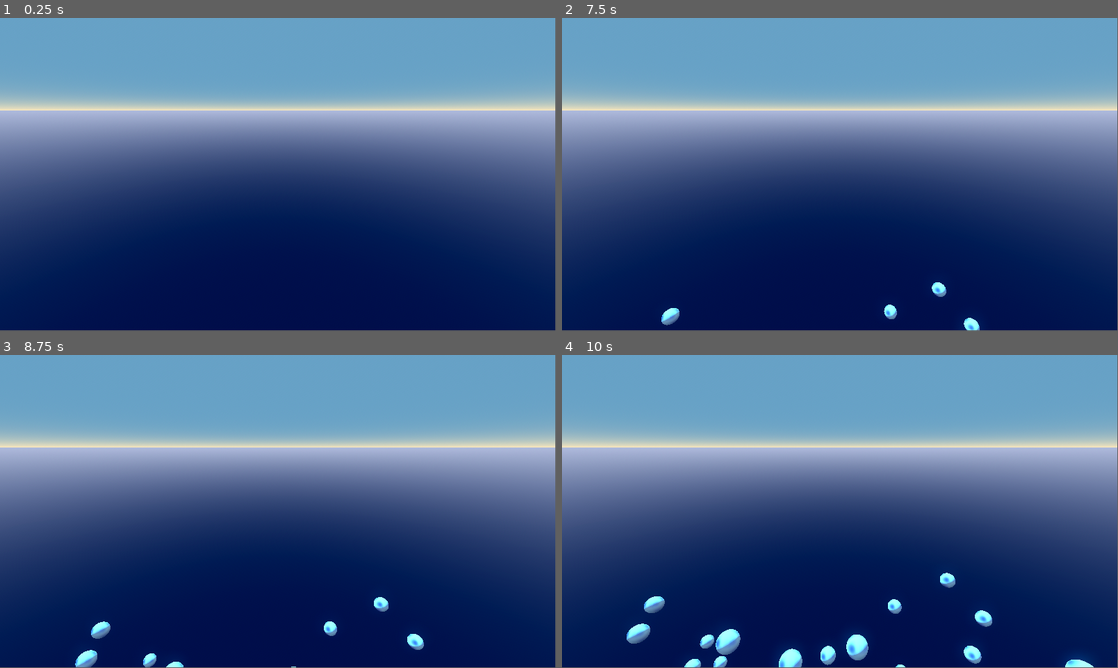
Above: before the commit, frames 1-4 (two rows, left to right).
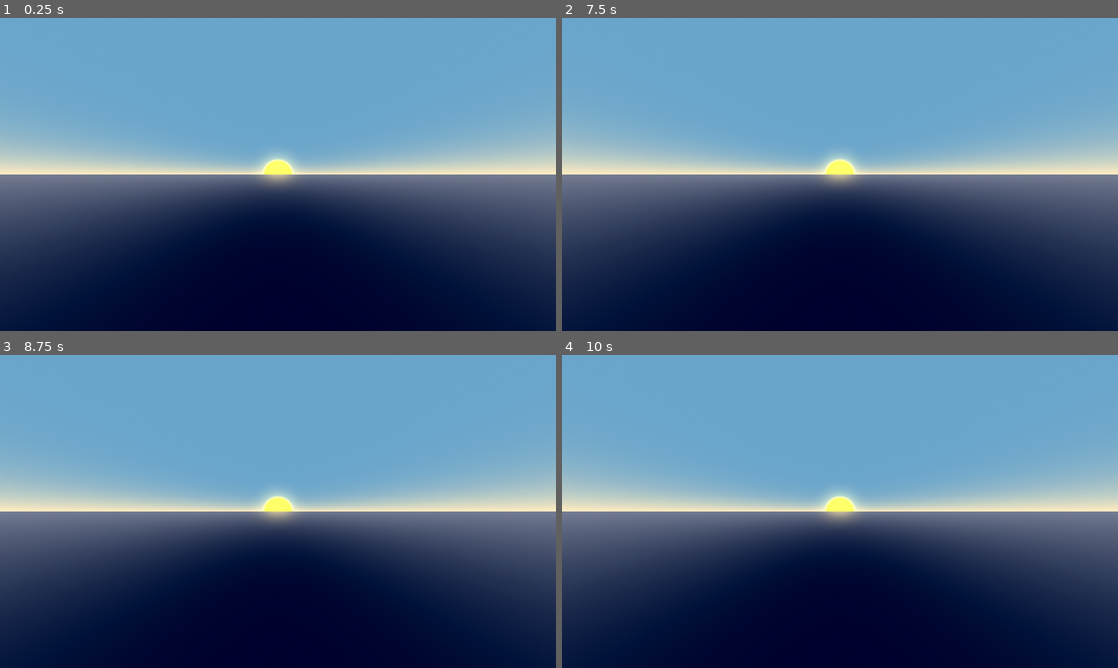
Above: after the commit, the same moments.

Repository: HyperGameDev/Relaxing_Bubble_Pop
Game: Godot game, scene res://ZEN.tscn
The game is run twice, just before and just after one commit, with the same random seed, the same clock (stepped at 60 frames per second) and the same inputs. Sound files missing from this copy of the repository are replaced by a short silence.
Inputs (mouse positions are in pixels of both pictures, inside the frame that each line leads up to):
- Up to frame 1 (0.25 s): no input
- Up to frame 2 (7.5 s): tap Enter at 0.5, 2, 3.5 s; move the mouse to (962, 158) at 0.52 s; tap Space at 1.25, 2.75, 4.25 s; move the mouse to (728, 190) at 1.27 s; move the mouse to (895, 105) at 2.02 s; move the mouse to (812, 237) at 2.77 s; move the mouse to (1006, 221) at 3.52 s; move the mouse to (673, 127) at 4.27 s; move the mouse to (867, 174) at 5.02 s; move the mouse to (756, 96) at 5.77 s; move the mouse to (962, 158) at 6.52 s; move the mouse to (728, 190) at 7.27 s
- Up to frame 3 (8.75 s): move the mouse to (333, 442) at 8.02 s
- Up to frame 4 (10 s): move the mouse to (812, 574) at 8.77 s; move the mouse to (1006, 558) at 9.52 s
In our replay, the window is 799x449 before the commit and 800x450 after it. These sizes can differ from the game's own. Grey fills any space a smaller window leaves; there, only what the larger window draws over its background counts as a difference.

The runs differ from the first frame. In frame 1, 52% of the frame differs, in the area x 0-100%, y 0-100%; in frame 2, 52%; in frame 3, 53%; in frame 4, 54%.

Commit message:
Lots of changes

Diff:
--- a/Messenger.gd
+++ b/Messenger.gd
@@ -1,3 +1,5 @@
 extends Node
 
 signal sees_something
+signal bubble_float
+signal bubble_top
--- a/ZEN.tscn
+++ b/ZEN.tscn
@@ -1,15 +1,22 @@
-[gd_scene load_steps=8 format=3 uid="uid://d2smvqdmp5re7"]
+[gd_scene load_steps=21 format=3 uid="uid://d2smvqdmp5re7"]
 
 [ext_resource type="Script" path="res://zen.gd" id="1"]
 [ext_resource type="Script" path="res://camera_3d.gd" id="2"]
 [ext_resource type="AudioStream" uid="uid://difevvvb7luvu" path="res://ocean.wav" id="3"]
+[ext_resource type="Script" path="res://waterline.gd" id="3_w60u6"]
+[ext_resource type="Script" path="res://upperatmos.gd" id="5_03b6p"]
+[ext_resource type="Script" path="res://hacky_load.gd" id="6_ip3m3"]
+[ext_resource type="PackedScene" uid="uid://bjpd22s3jktcl" path="res://particles_blast.tscn" id="6_ivt3r"]
+[ext_resource type="PackedScene" uid="uid://crem5axttkk1j" path="res://particles_pop.tscn" id="7_ypmkk"]
 
 [sub_resource type="ProceduralSkyMaterial" id="ProceduralSkyMaterial_vprnn"]
-sky_top_color = Color(0, 0.0525302, 0.186245, 1)
-sky_horizon_color = Color(0.4424, 0.47376, 0.56, 1)
-sky_energy_multiplier = 1.55
-ground_bottom_color = Color(0.402246, 0.632163, 0.779533, 1)
-ground_horizon_color = Color(1, 0.917667, 0.74, 1)
+sky_top_color = Color(0.403922, 0.631373, 0.780392, 1)
+sky_horizon_color = Color(1, 0.917647, 0.741176, 1)
+sky_curve = 0.0652914
+ground_bottom_color = Color(0, 0.0509804, 0.184314, 1)
+ground_horizon_color = Color(0.443137, 0.47451, 0.560784, 1)
+ground_curve = 0.190273
+sun_angle_max = 15.25
 
 [sub_resource type="Sky" id="Sky_uwauc"]
 sky_material = SubResource("ProceduralSkyMaterial_vprnn")
@@ -17,33 +24,124 @@
 [sub_resource type="Environment" id="Environment_7dg58"]
 background_mode = 2
 sky = SubResource("Sky_uwauc")
-ssao_enabled = true
-sdfgi_enabled = true
+sky_custom_fov = 129.9
 glow_enabled = true
+glow_intensity = 1.25
+glow_bloom = 0.03
+glow_hdr_threshold = 0.46
+glow_hdr_scale = 3.27
+fog_enabled = true
+fog_mode = 1
+fog_light_color = Color(0.491839, 0.595022, 0.653753, 1)
+fog_sun_scatter = 0.02
+fog_density = 1.0
+fog_height = 1024.0
+fog_height_density = -11.7041
+fog_depth_curve = 0.70711
+fog_depth_begin = 5.5
+fog_depth_end = 157.0
 
 [sub_resource type="BoxShape3D" id="BoxShape3D_5f2v3"]
-size = Vector3(100, 1, 100)
+size = Vector3(200, 1, 100)
 
-[node name="Node3D" type="Node3D"]
+[sub_resource type="BoxMesh" id="BoxMesh_ikken"]
+size = Vector3(200, 1, 100)
+
+[sub_resource type="Animation" id="Animation_nylx4"]
+resource_name = "float"
+length = 5.0
+loop_mode = 1
+tracks/0/type = "value"
+tracks/0/imported = false
+tracks/0/enabled = true
+tracks/0/path = NodePath(".:position")
+tracks/0/interp = 1
+tracks/0/loop_wrap = true
+tracks/0/keys = {
+"times": PackedFloat32Array(0, 3.26667),
+"transitions": PackedFloat32Array(3.13834, 0.482968),
+"update": 0,
+"values": [Vector3(0, 0, 0), Vector3(0, -0.1, 0)]
+}
+
+[sub_resource type="Animation" id="Animation_2lk8l"]
+length = 0.001
+tracks/0/type = "value"
+tracks/0/imported = false
+tracks/0/enabled = true
+tracks/0/path = NodePath(".:position")
+tracks/0/interp = 1
+tracks/0/loop_wrap = true
+tracks/0/keys = {
+"times": PackedFloat32Array(0),
+"transitions": PackedFloat32Array(1),
+"update": 0,
+"values": [Vector3(0, 0, 0)]
+}
+
+[sub_resource type="AnimationLibrary" id="AnimationLibrary_hi55g"]
+_data = {
+"RESET": SubResource("Animation_2lk8l"),
+"float": SubResource("Animation_nylx4")
+}
+
+[sub_resource type="BoxMesh" id="BoxMesh_w7ttf"]
+size = Vector3(7.95, 13.38, 9.8)
+
+[sub_resource type="StandardMaterial3D" id="StandardMaterial3D_r6ubl"]
+albedo_color = Color(0, 0, 0, 1)
+metallic = 1.0
+roughness = 0.0
+
+[sub_resource type="BoxShape3D" id="BoxShape3D_hxt5m"]
+size = Vector3(200, 1, 300)
+
+[sub_resource type="BoxMesh" id="BoxMesh_6deaf"]
+size = Vector3(200, 1, 300)
+
+[node name="ZEN" type="Node3D"]
 script = ExtResource("1")
 
 [node name="DirectionalLight3D" type="DirectionalLight3D" parent="."]
-transform = Transform3D(-0.62388, 0.657658, 0.422209, 0, 0.54024, -0.841511, -0.78152, -0.525001, -0.337045, 0, 0, 0)
-light_color = Color(0.270588, 0.8, 1, 1)
-shadow_enabled = true
-directional_shadow_max_distance = 1.0
+transform = Transform3D(-1, -1.52855e-14, -8.74228e-08, 0, 1, -1.74846e-07, 8.74228e-08, -1.74846e-07, -1, 0, 0, 0)
+light_color = Color(0.904108, 0.70477, 0.154493, 1)
+light_energy = 2.188
+light_angular_distance = 10.0
+directional_shadow_mode = 0
+
+[node name="DirectionalLight3D2" type="DirectionalLight3D" parent="."]
+transform = Transform3D(1, 0, 0, 0, -0.979575, 0.201078, 0, -0.201078, -0.979575, 0, 0, 0)
+visible = false
+light_color = Color(0.904108, 0.70477, 0.154493, 1)
+light_energy = 5.117
+directional_shadow_mode = 0
+sky_mode = 2
 
 [node name="WorldEnvironment" type="WorldEnvironment" parent="."]
 environment = SubResource("Environment_7dg58")
 
-[node name="Camera3D" type="Camera3D" parent="."]
-transform = Transform3D(-1, 8.74228e-08, 0, -8.34678e-08, -0.954761, -0.297375, -2.59973e-08, -0.297375, 0.954761, 0, -2.01, 7.986)
+[node name="Camera3D" type="Camera3D" parent="." node_paths=PackedStringArray("waterline")]
+transform = Transform3D(1, 0, 0, 0, 1, 0, 0, 0, 1, 0, -5.245, 9.406)
 script = ExtResource("2")
+waterline = NodePath("../Waterline")
 
-[node name="StaticBody3D" type="StaticBody3D" parent="."]
+[node name="Waterline" type="StaticBody3D" parent="." node_paths=PackedStringArray("waterline_preview", "animation")]
+transform = Transform3D(1, 0, 0, 0, 0.993373, -0.114937, 0, 0.114937, 0.993373, 0, -10.44, 0)
+script = ExtResource("3_w60u6")
+waterline_preview = NodePath("MeshInstance3D")
+animation = NodePath("AnimationPlayer")
 
-[node name="CollisionShape3D" type="CollisionShape3D" parent="StaticBody3D"]
+[node name="CollisionShape3D" type="CollisionShape3D" parent="Waterline"]
 shape = SubResource("BoxShape3D_5f2v3")
+
+[node name="MeshInstance3D" type="MeshInstance3D" parent="Waterline"]
+mesh = SubResource("BoxMesh_ikken")
+
+[node name="AnimationPlayer" type="AnimationPlayer" parent="Waterline"]
+active = false
+libraries = {
+"": SubResource("AnimationLibrary_hi55g")
+}
 
 [node name="Timer" type="Timer" parent="."]
 wait_time = 3.0
@@ -53,3 +151,33 @@
 stream = ExtResource("3")
 volume_db = -10.0
 autoplay = true
+
+[node name="Building" type="Node3D" parent="."]
+visible = false
+
+[node name="MeshInstance3D" type="MeshInstance3D" parent="Building"]
+transform = Transform3D(-0.778243, 0, -0.627963, 0, 1, 0, 0.627963, 0, -0.778243, -36.795, 1.185, -82.985)
+mesh = SubResource("BoxMesh_w7ttf")
+surface_material_override/0 = SubResource("StandardMaterial3D_r6ubl")
+
+[node name="Upperatmos" type="StaticBody3D" parent="." node_paths=PackedStringArray("upperatmos_preview")]
+transform = Transform3D(1, 0, 0, 0, 1, 0, 0, 0, 1, 0, 125, -141.435)
+script = ExtResource("5_03b6p")
+upperatmos_preview = NodePath("MeshInstance3D")
+
+[node name="CollisionShape3D" type="CollisionShape3D" parent="Upperatmos"]
+shape = SubResource("BoxShape3D_hxt5m")
+
+[node name="MeshInstance3D" type="MeshInstance3D" parent="Upperatmos"]
+visible = false
+mesh = SubResource("BoxMesh_6deaf")
+
+[node name="HackyLoad" type="Node3D" parent="." node_paths=PackedStringArray("particles_blast", "particles_pop")]
+transform = Transform3D(1, 0, 0, 0, 1, 0, 0, 0, 1, 0, -4.90797, 11.849)
+script = ExtResource("6_ip3m3")
+particles_blast = NodePath("Particles_Blast")
+particles_pop = NodePath("Particles_Pop")
+
+[node name="Particles_Blast" parent="HackyLoad" instance=ExtResource("6_ivt3r")]
+
+[node name="Particles_Pop" parent="HackyLoad" instance=ExtResource("7_ypmkk")]
--- a/bubble.gd
+++ b/bubble.gd
@@ -1,18 +1,32 @@
 extends RigidBody3D
 @onready var audio: AudioStreamPlayer3D = $AudioStreamPlayer3D
-
+@export var bubble_mesh: MeshInstance3D
+@export var bubble_blast: GPUParticles3D
 var popped: bool = false
 
 func _ready()->void :
 	Messenger.sees_something.connect(on_sees_something)
 	audio.finished.connect(on_pop)
+	#body_entered.connect(on_body_entered)
+
+func _physics_process(delta: float) -> void:
+	if global_position.y >= 40:
+		blast_bubble()
 
 func on_pop():
+	await get_tree().create_timer($Particles_Pop.lifetime)
 	queue_free()
 
 func on_sees_something(something):
 	if self == something:
 		if !popped:
+			$Particles_Pop.emitting = true
 			$AudioStreamPlayer3D.play()
 			popped = true
-		visible = false
+		bubble_mesh.visible = false
+
+func blast_bubble():
+	bubble_mesh.visible = false
+	bubble_blast.emitting = true
+	await get_tree().create_timer(bubble_blast.lifetime).timeout
+	queue_free()
--- a/bubble.tscn
+++ b/bubble.tscn
@@ -1,7 +1,12 @@
-[gd_scene load_steps=8 format=3 uid="uid://db7l1t2is18ka"]
+[gd_scene load_steps=11 format=3 uid="uid://db7l1t2is18ka"]
 
 [ext_resource type="Script" path="res://bubble.gd" id="1"]
 [ext_resource type="AudioStream" uid="uid://bh4usiwyl065b" path="res://bubble.wav" id="2"]
+[ext_resource type="PackedScene" uid="uid://bjpd22s3jktcl" path="res://particles_blast.tscn" id="3_870d0"]
+[ext_resource type="PackedScene" uid="uid://crem5axttkk1j" path="res://particles_pop.tscn" id="4_wvjvh"]
+
+[sub_resource type="PhysicsMaterial" id="PhysicsMaterial_jwbxw"]
+friction = 0.25
 
 [sub_resource type="SphereMesh" id="SphereMesh_iu6uw"]
 
@@ -21,12 +26,16 @@
 
 [sub_resource type="SphereShape3D" id="SphereShape3D_k1ena"]
 
-[node name="Bubble" type="RigidBody3D"]
-transform = Transform3D(1, 0, 0, 0, 1, 0, 0, 0, 1, 0, 4, 0)
-gravity_scale = 0.95
+[node name="Bubble" type="RigidBody3D" node_paths=PackedStringArray("bubble_mesh", "bubble_blast")]
+physics_material_override = SubResource("PhysicsMaterial_jwbxw")
+gravity_scale = -0.95
 can_sleep = false
+contact_monitor = true
+max_contacts_reported = 1
 linear_damp = 5.435
 script = ExtResource("1")
+bubble_mesh = NodePath("MeshInstance3D")
+bubble_blast = NodePath("")
 
 [node name="MeshInstance3D" type="MeshInstance3D" parent="."]
 mesh = SubResource("SphereMesh_iu6uw")
@@ -39,3 +48,7 @@
 stream = ExtResource("2")
 volume_db = 20.0
 pitch_scale = 0.8
+
+[node name="Particles_Blast" parent="." instance=ExtResource("3_870d0")]
+
+[node name="Particles_Pop" parent="." instance=ExtResource("4_wvjvh")]
--- /dev/null
+++ b/bubble_scene.gd
@@ -0,0 +1 @@
+extends Node3D
--- /dev/null
+++ b/bubble_scene.tscn
@@ -0,0 +1,9 @@
+[gd_scene load_steps=3 format=3 uid="uid://d1xxmoyxplg4s"]
+
+[ext_resource type="Script" path="res://bubble_scene.gd" id="1_dqmrg"]
+[ext_resource type="PackedScene" uid="uid://db7l1t2is18ka" path="res://bubble.tscn" id="1_ucw0n"]
+
+[node name="Bubble_Scene" type="Node3D"]
+script = ExtResource("1_dqmrg")
+
+[node name="Bubble" parent="." instance=ExtResource("1_ucw0n")]
--- a/camera_3d.gd
+++ b/camera_3d.gd
@@ -1,4 +1,6 @@
 extends Camera3D
+
+@export var waterline: StaticBody3D
 
 @onready var window_size: Vector2 = get_window().size
 @onready var mouse_pos: Vector2 = get_viewport().get_mouse_position()
@@ -16,7 +18,7 @@
 	var to = from + project_ray_normal(mouse_pos) * ray_length
 	var space = get_world_3d().direct_space_state
 	var ray_query = PhysicsRayQueryParameters3D.new()
-	ray_query.exclude = [$"../StaticBody3D"]
+	ray_query.exclude = [waterline]
 	ray_query.from = from
 	ray_query.to = to
 
--- /dev/null
+++ b/default_bus_layout.tres
@@ -0,0 +1,19 @@
+[gd_resource type="AudioBusLayout" load_steps=2 format=3 uid="uid://bxc3bxs0gcykd"]
+
+[sub_resource type="AudioEffectEQ" id="AudioEffectEQ_0ahj6"]
+resource_name = "EQ"
+band_db/100_hz = -4.2
+band_db/320_hz = -10.1
+band_db/1000_hz = -24.5
+band_db/3200_hz = -38.9
+band_db/10000_hz = -60.0
+
+[resource]
+bus/1/name = &"bubble"
+bus/1/solo = false
+bus/1/mute = false
+bus/1/bypass_fx = false
+bus/1/volume_db = 0.0
+bus/1/send = &"Master"
+bus/1/effect/0/effect = SubResource("AudioEffectEQ_0ahj6")
+bus/1/effect/0/enabled = true
--- /dev/null
+++ b/globals.gd
@@ -0,0 +1 @@
+extends Node
--- /dev/null
+++ b/hacky_load.gd
@@ -0,0 +1,8 @@
+extends Node3D
+
+@export var particles_blast: GPUParticles3D
+@export var particles_pop: GPUParticles3D
+
+func _ready() -> void:
+	particles_blast.emitting = true
+	particles_pop.emitting = true
--- /dev/null
+++ b/particles_blast.tscn
@@ -0,0 +1,40 @@
+[gd_scene load_steps=5 format=3 uid="uid://bjpd22s3jktcl"]
+
+[sub_resource type="ParticleProcessMaterial" id="ParticleProcessMaterial_2sdif"]
+particle_flag_rotate_y = true
+direction = Vector3(0, 0, 0)
+spread = 29.186
+initial_velocity_max = 10.73
+angular_velocity_min = -720.0
+angular_velocity_max = 720.0
+
+[sub_resource type="Curve" id="Curve_xrqmy"]
+min_value = -36.25
+max_value = 24.05
+_data = [Vector2(0.0818182, -5.19499), 0.0, 363.041, 0, 0, Vector2(0.231818, 1.09605), 0.0, -281.73, 0, 0, Vector2(0.411364, 1.7232), -122.893, -122.893, 0, 0, Vector2(0.684091, 1.811), 28.8207, 28.8207, 0, 0, Vector2(0.852273, 0.958083), 124.173, 0.0, 0, 0]
+point_count = 5
+
+[sub_resource type="StandardMaterial3D" id="StandardMaterial3D_666wl"]
+blend_mode = 3
+albedo_color = Color(1, 0.403922, 0, 1)
+metallic = 1.0
+metallic_specular = 1.0
+roughness = 0.5
+
+[sub_resource type="RibbonTrailMesh" id="RibbonTrailMesh_8i81r"]
+material = SubResource("StandardMaterial3D_666wl")
+size = 1.415
+sections = 3
+section_length = 0.68
+curve = SubResource("Curve_xrqmy")
+
+[node name="Particles_Blast" type="GPUParticles3D"]
+cast_shadow = 0
+emitting = false
+amount = 7
+lifetime = 5.0
+one_shot = true
+explosiveness = 1.0
+randomness = 1.0
+process_material = SubResource("ParticleProcessMaterial_2sdif")
+draw_pass_1 = SubResource("RibbonTrailMesh_8i81r")
--- /dev/null
+++ b/particles_pop.tscn
@@ -0,0 +1,35 @@
+[gd_scene load_steps=4 format=3 uid="uid://crem5axttkk1j"]
+
+[sub_resource type="ParticleProcessMaterial" id="ParticleProcessMaterial_kw1wh"]
+particle_flag_rotate_y = true
+direction = Vector3(0, 1.285, 0)
+spread = 56.146
+initial_velocity_max = 10.73
+damping_max = 1.577
+scale_min = 0.2
+scale_max = 0.7
+turbulence_noise_strength = 10.73
+
+[sub_resource type="StandardMaterial3D" id="StandardMaterial3D_iisi2"]
+albedo_color = Color(0.69, 0.855333, 1, 1)
+metallic_specular = 0.0
+disable_receive_shadows = true
+
+[sub_resource type="SphereMesh" id="SphereMesh_m2wim"]
+material = SubResource("StandardMaterial3D_iisi2")
+radius = 0.15
+height = 0.3
+radial_segments = 7
+rings = 4
+
+[node name="Particles_Pop" type="GPUParticles3D"]
+cast_shadow = 0
+gi_mode = 0
+emitting = false
+amount = 5
+lifetime = 0.15
+one_shot = true
+explosiveness = 0.81
+randomness = 1.0
+process_material = SubResource("ParticleProcessMaterial_kw1wh")
+draw_pass_1 = SubResource("SphereMesh_m2wim")
--- a/project.godot
+++ b/project.godot
@@ -18,9 +18,12 @@
 [autoload]
 
 Messenger="*res://Messenger.gd"
+Globals="*res://globals.gd"
 
 [display]
 
+window/size/viewport_width=1280
+window/size/viewport_height=720
 window/size/always_on_top=true
 
 [input]
--- /dev/null
+++ b/upperatmos.gd
@@ -0,0 +1,7 @@
+extends StaticBody3D
+
+@export var upperatmos_preview: MeshInstance3D
+
+func _ready() -> void:
+	add_to_group("Upperatmos")
+	upperatmos_preview.visible = false
--- /dev/null
+++ b/waterline.gd
@@ -0,0 +1,9 @@
+extends StaticBody3D
+
+@export var waterline_preview: MeshInstance3D
+@export var animation: AnimationPlayer
+
+func _ready() -> void:
+	add_to_group("Waterline")
+	animation.play("float")
+	waterline_preview.visible = false
--- a/zen.gd
+++ b/zen.gd
@@ -1,14 +1,22 @@
 extends Node3D
+@export var stop_spawning: bool = false
+@export_range(.1,3.0) var spawn_rate_maximum: float = 1.45
+@export_range(0.0,20.0) var bubble_speed: float = 0.0
+
 @onready var timer: Timer = $Timer
 
 func _ready()->void :
 	timer.timeout.connect(on_timer_timeout)
 
 func on_timer_timeout():
-	var rand_vector: Vector3 = Vector3(randf_range(-12.0, 12.0), 18.0, randf_range(-5.0, 5.0))
-	var bubble = load("res://bubble.tscn").instantiate()
-	get_tree().get_current_scene().add_child(bubble)
-	bubble.global_position = rand_vector
-	var rand_time: float = randf_range(0.0,0.5)
-	timer.start(rand_time)
-	print(rand_time)
+	if !stop_spawning:
+		var rand_vector: Vector3 = Vector3(randf_range(-20.0, 20.0), -25.0, randf_range(-15.0, 15.0))
+		var bubble = load("res://bubble.tscn").instantiate()
+		get_tree().get_current_scene().add_child(bubble)
+		bubble.global_position = rand_vector
+		bubble.constant_force.x = rand_vector.x/23
+		bubble.constant_force.y = bubble_speed
+		bubble.constant_force.z = -bubble_speed
+		#print(bubble.constant_force.x)
+		var rand_time: float = randf_range(0.0,spawn_rate_maximum)
+		timer.start(rand_time)
Not shown, changed: export/export.zip
Not shown, changed: export/index.pck
